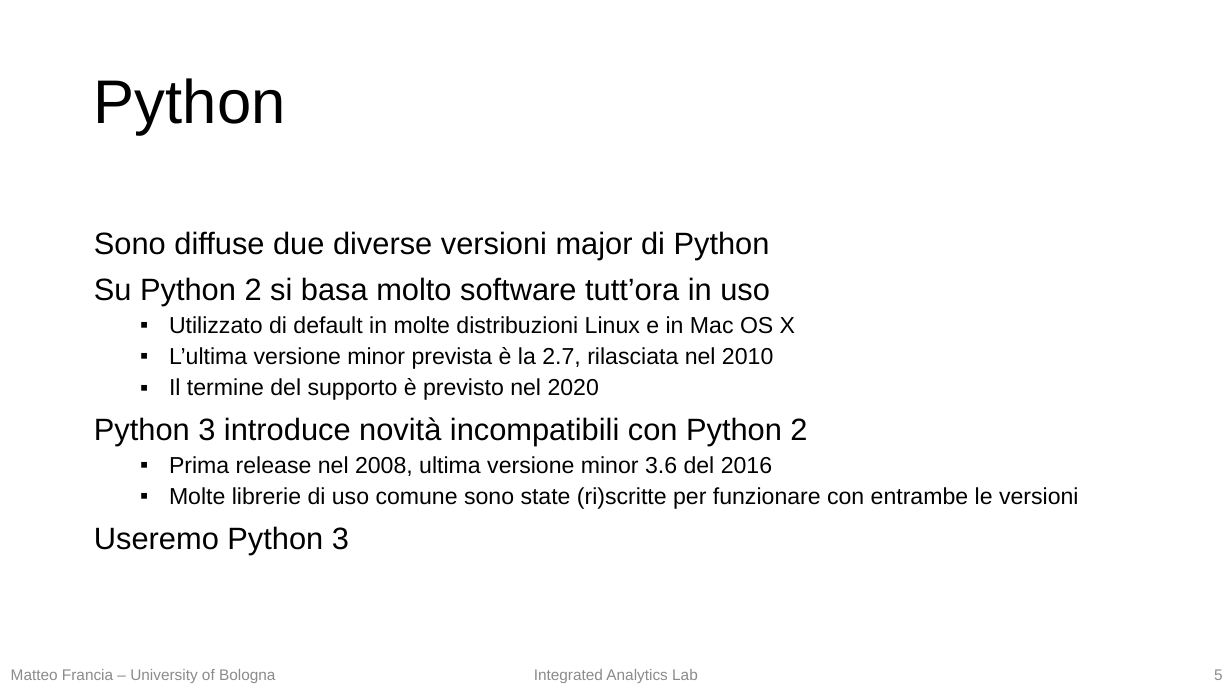
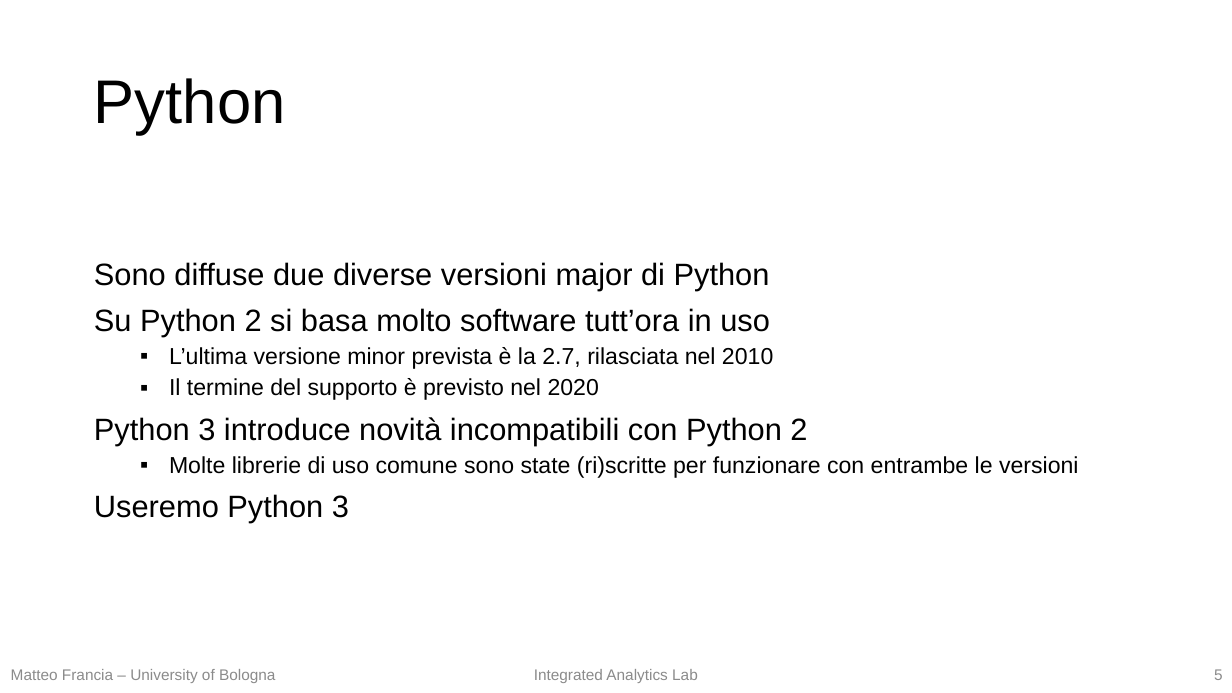
Before and after one commit to w4bo/teaching-handsondatapipelines, a slide deck: slide 5 of 01-DataPreprocessing/01-slides.pptx. Drawn at 1232x693 pixels with LibreOffice and Linux fonts; fonts in the diff are those of the drawing. Boxes give left, top, right and bottom in pixels: in the first picture for what was removed or moved away, otherwise in the second. Text is boxed around its words. In the diff, an @@ line names an element or a change of style, - is before the commit and + after.

```diff
--- a/01-DataPreprocessing/01-slides.pptx
+++ b/01-DataPreprocessing/01-slides.pptx
@@ text at (x1=169, y1=316, x2=795, y2=334): paragraph removed @@
-  ▪ Utilizzato di default in molte distribuzioni Linux e in Mac OS X
@@ text at (x1=169, y1=456, x2=772, y2=476): paragraph removed @@
-  ▪ Prima release nel 2008, ultima versione minor 3.6 del 2016
```
Also in this commit, not shown: 13 other slides changed.
